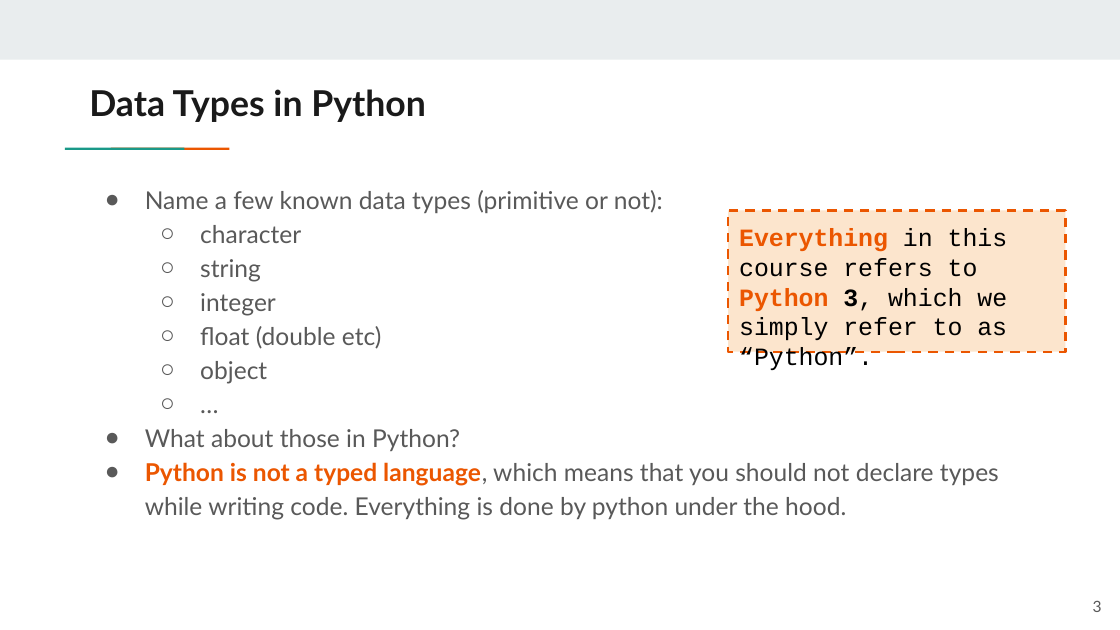
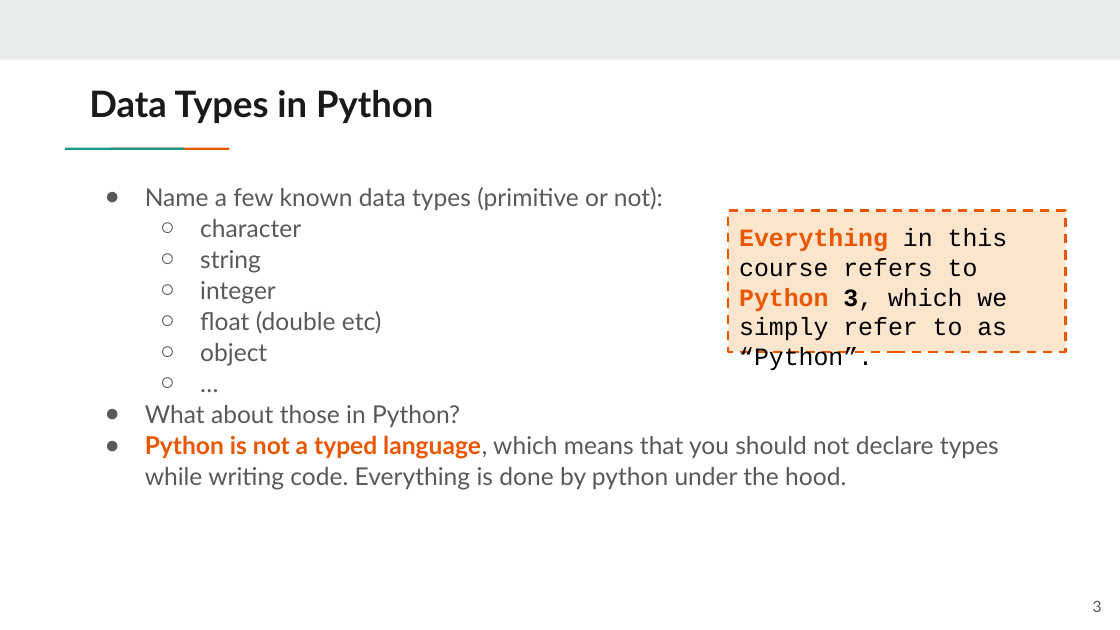
Before and after one commit to vmarkos-mc/functional-programming, a slide deck: slide 3 of Week 15 - Functional Python/slides/FP - W16 - Functional Python.pptx. Drawn at 1120x630 pixels with LibreOffice and Linux fonts; fonts in the diff are those of the drawing. Boxes give left, top, right and bottom in pixels: in the first picture for what was removed or moved away, otherwise in the second. Text is boxed around its words. In the diff, an @@ line names an element or a change of style, - is before the commit and + after.

```diff
--- a/Week 15 - Functional Python/slides/FP - W16 - Functional Python.pptx
+++ b/Week 15 - Functional Python/slides/FP - W16 - Functional Python.pptx
@@ title "Data Types in Python" at box(89, 90, 433, 123): size 22.9 to 23.4 pt @@
@@ text "Name a few known data ..." at box(145, 187, 999, 490): line spacing 1.15 to 1.05; more space between paragraphs @@
```
Also in this commit, not shown: 23 other slides changed, 4 other files.
